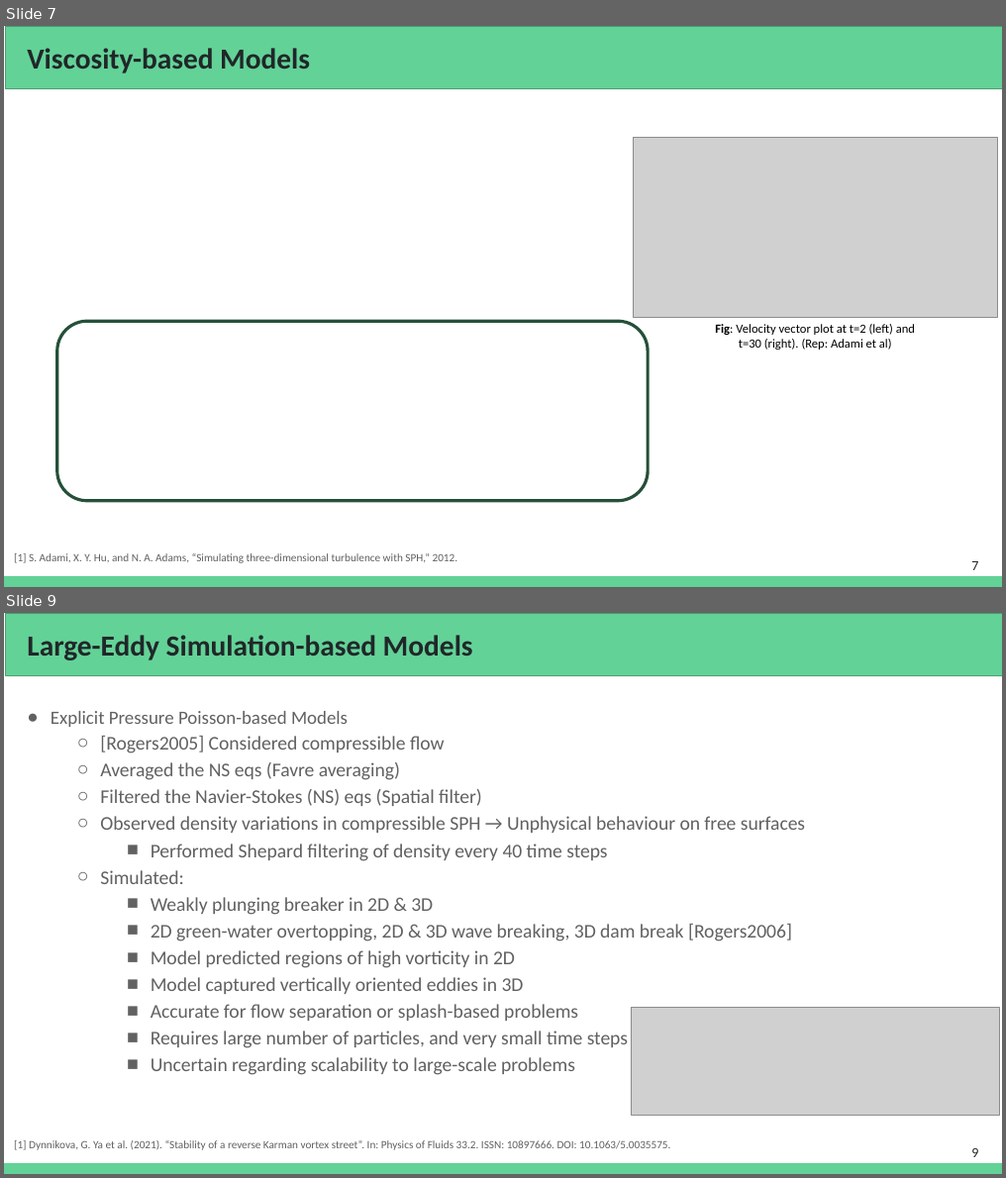
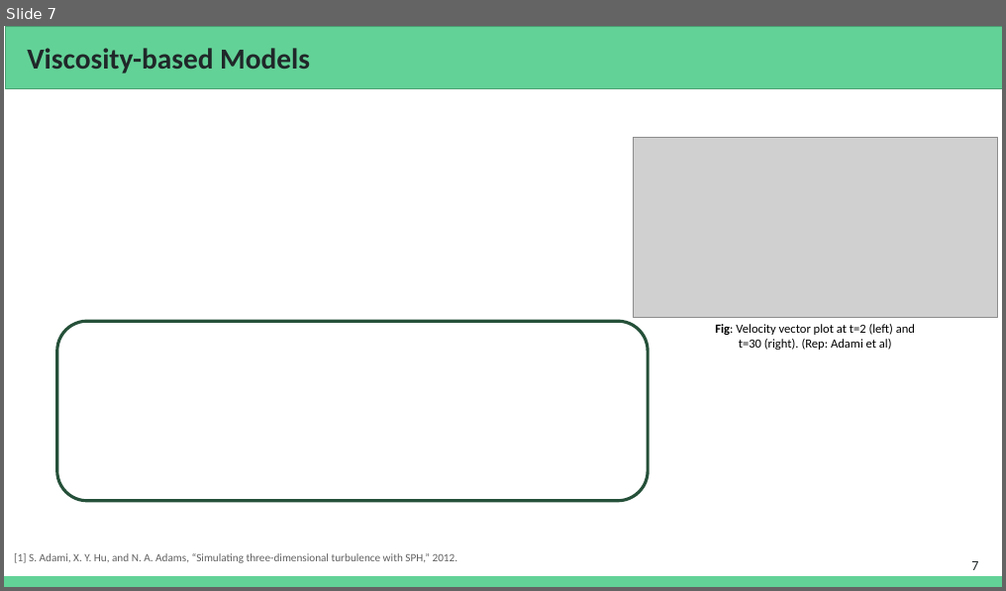
Before and after one commit to Prajwal-Prathiksh/ddp-thesis, a slide deck: report/DDP Stage I - 2022.pptx. Shown one above the other, each under a label of ours: slides 7 and 9 before the commit, slide 7 after it; the slides between them are not shown. The pictures are 1006x1178 and 1006x591 pixels, drawn with LibreOffice and Linux fonts; fonts in the diff are those of the drawing; grey boxes stand for pictures. Boxes give left, top, right and bottom in pixels: in the first picture for what was removed or moved away, otherwise in the second. Text is boxed around its words. In the diff, an @@ line names an element or a change of style, - is before the commit and + after.

```diff
--- a/report/DDP Stage I - 2022.pptx
+++ b/report/DDP Stage I - 2022.pptx
@@ slide 9 removed at (4, 613, 1002, 1174), background #FFFFFF; not listed: 1 template element that a slide beside it also shows @@
@@ rectangle removed at (5, 613, 1002, 676) @@
@@ title removed at (27, 635, 473, 661) @@
-Large-Eddy Simulation-based Models
@@ text removed at (51, 711, 805, 1075) @@
-● Explicit Pressure Poisson-based Models
-  ○ [Rogers2005] Considered compressible flow
-  ○ Averaged the NS eqs (Favre averaging)
-  ○ Filtered the Navier-Stokes (NS) eqs (Spatial filter)
-  ○ Observed density variations in compressible SPH → Unphysical behaviour on free surfaces
-    ■ Performed Shepard filtering of density every 40 time steps
-  ○ Simulated:
-    ■ Weakly plunging breaker in 2D & 3D
-    ■ 2D green-water overtopping, 2D & 3D wave breaking, 3D dam break [Rogers2006]
-    ■ Model predicted regions of high vorticity in 2D
-    ■ Model captured vertically oriented eddies in 3D
-    ■ Accurate for flow separation or splash-based problems
-    ■ Requires large number of particles, and very small time steps
-    ■ Uncertain regarding scalability to large-scale problems
@@ picture removed at (631, 1008, 1000, 1115) @@
@@ text removed at (14, 1141, 670, 1151) @@
-[1] Dynnikova, G. Ya et al. (2021). “Stability of a reverse Karman vortex street”. In: Physics of Fluids 33.2. ISSN: 10897666. DOI: 10.1063/5.0035575.
@@ page number removed at (971, 1149, 978, 1157) @@
-9
```
Also in this commit, not shown: 2 slides changed, 4 slides added, 2 other slides removed, 1 other file.
